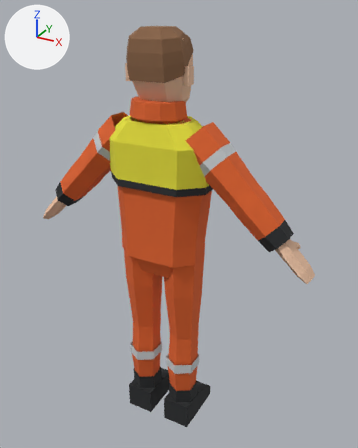
Before and after pictures for a commit that changed the glTF model characters/crop_supervisor/crop_supervisor_survival.glb.
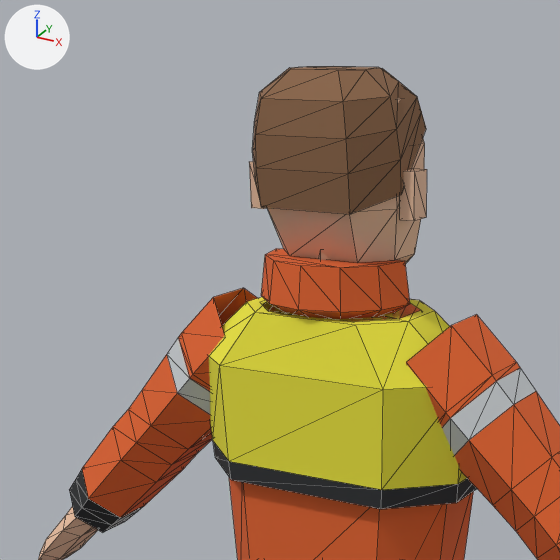
Old and new are each drawn whole from a camera (50 mm lens) standing at (0.981, -1.643, 1.825) and looking at (0.033, 0.082, 0.962) and again close up on the part from 8% to 69% of the width and 0% to 48% of the height. The lights are fixed; the arrows at upper left show +X, +Y and +Z. The older version's two pictures come first. The close-ups show mesh edges as thin lines. Vertices at exactly the same position are counted once.

The scene before the commit, as lines of its bpy script (objects in view):
```python
me_crop_supervisor_survival = bpy.data.meshes.new('crop_supervisor_survival')
me_crop_supervisor_survival.from_pydata(...)  # 625 vertices, 980 faces; spans x -0.65..0.65, y -0.13..0.18, z 0.0..1.76
me_crop_supervisor_survival.materials.append(mat_m_characterpalette)  # picture img_palette
ob_crop_supervisor_survival = bpy.data.objects.new('crop_supervisor_survival', me_crop_supervisor_survival)
ob_crop_supervisor_survival.location = (0.0, 0.0, 0.0)
```
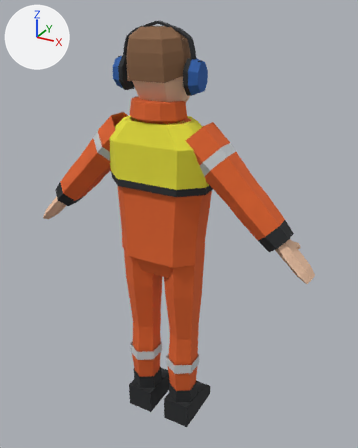
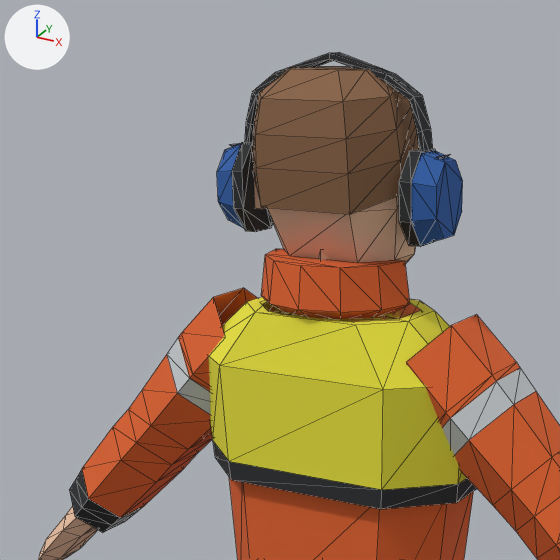
Where the change shows, as pixel boxes [x1, y1, x2, y2] in the close-ups (560 x 560 px):
'crop_supervisor_survival', reshaped
    before: [38, 66, 560, 560]
    after: [38, 52, 560, 560]
part 1 of me_crop_supervisor_survival, added
    after: [399, 149, 436, 247]
part 2 of me_crop_supervisor_survival, added (blue)
    after: [411, 150, 463, 245]
part 3 of me_crop_supervisor_survival, added
    after: [232, 141, 273, 232]
part 4 of me_crop_supervisor_survival, added (blue)
    after: [217, 144, 244, 228]
part 5 of me_crop_supervisor_survival, added
    after: [230, 52, 449, 159]

What the commit changed:
me_crop_supervisor_survival is used by ob_crop_supervisor_survival; location (0.0, 0.0, 0.0).
me_crop_supervisor_survival had 625 vertices, 980 faces and spanned x -0.65..0.65, y -0.13..0.18, z 0.0..1.76.
me_crop_supervisor_survival now has 733 vertices, 1194 faces and spans x -0.65..0.65, y -0.13..0.18, z 0.0..1.78.
me_crop_supervisor_survival part 1: a new loose piece, an 8-sided cylinder along x spanning x 0.128..0.146, y -0.062..0.038, z 1.531..1.657, in mat_m_characterpalette (picture img_palette).
me_crop_supervisor_survival part 2: a new loose piece, an 8-sided cut cone along x (radius 0.052 by 0.066 at the low end, 0.043 by 0.054 at the high end) spanning x 0.146..0.18, y -0.06..0.036, z 1.533..1.655, in mat_m_characterpalette (picture img_palette).
me_crop_supervisor_survival part 3: a new loose piece, an 8-sided cylinder along x spanning x -0.146..-0.128, y -0.062..0.038, z 1.531..1.657, in mat_m_characterpalette (picture img_palette).
me_crop_supervisor_survival part 4: a new loose piece, an 8-sided cut cone along x (radius 0.043 by 0.054 at the low end, 0.052 by 0.066 at the high end) spanning x -0.18..-0.146, y -0.06..0.036, z 1.533..1.655, in mat_m_characterpalette (picture img_palette).
me_crop_supervisor_survival part 5: a new loose piece of 44 vertices spanning x -0.17..0.17, y -0.03..0.0, z 1.63..1.78, in mat_m_characterpalette (picture img_palette).
